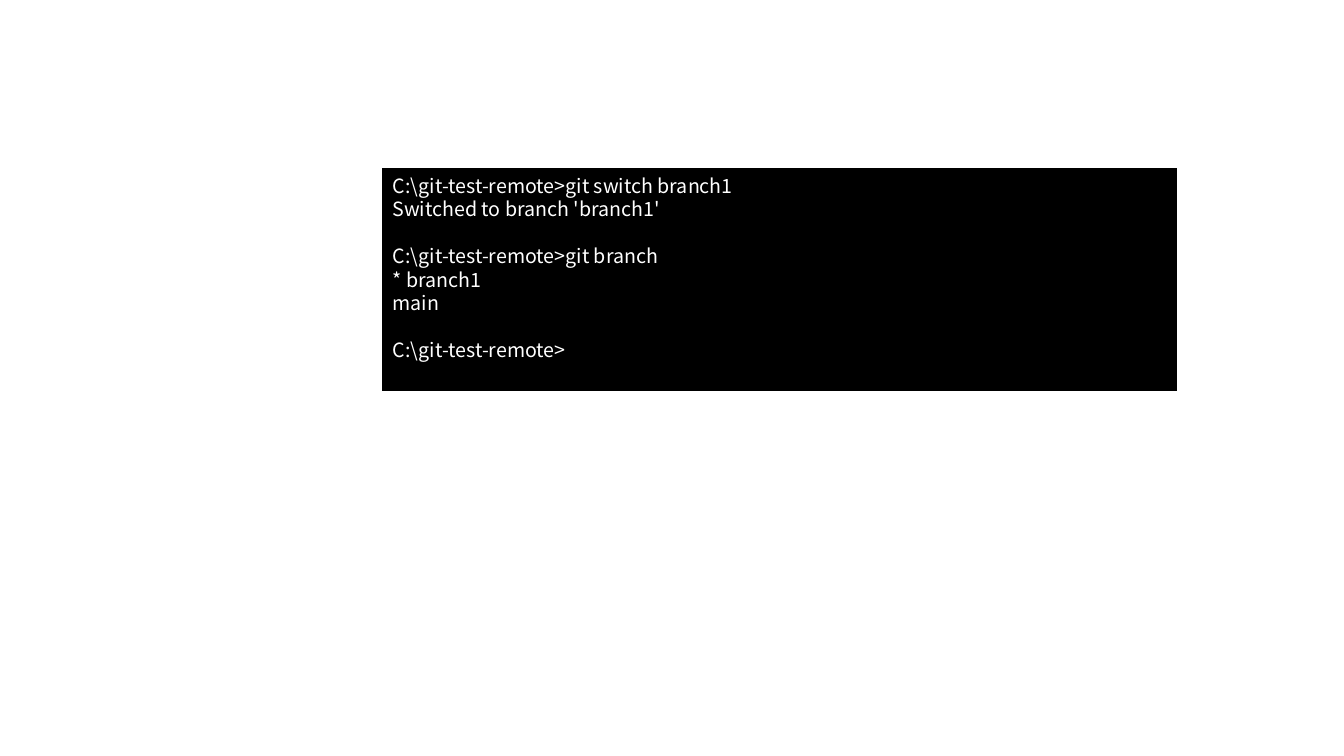
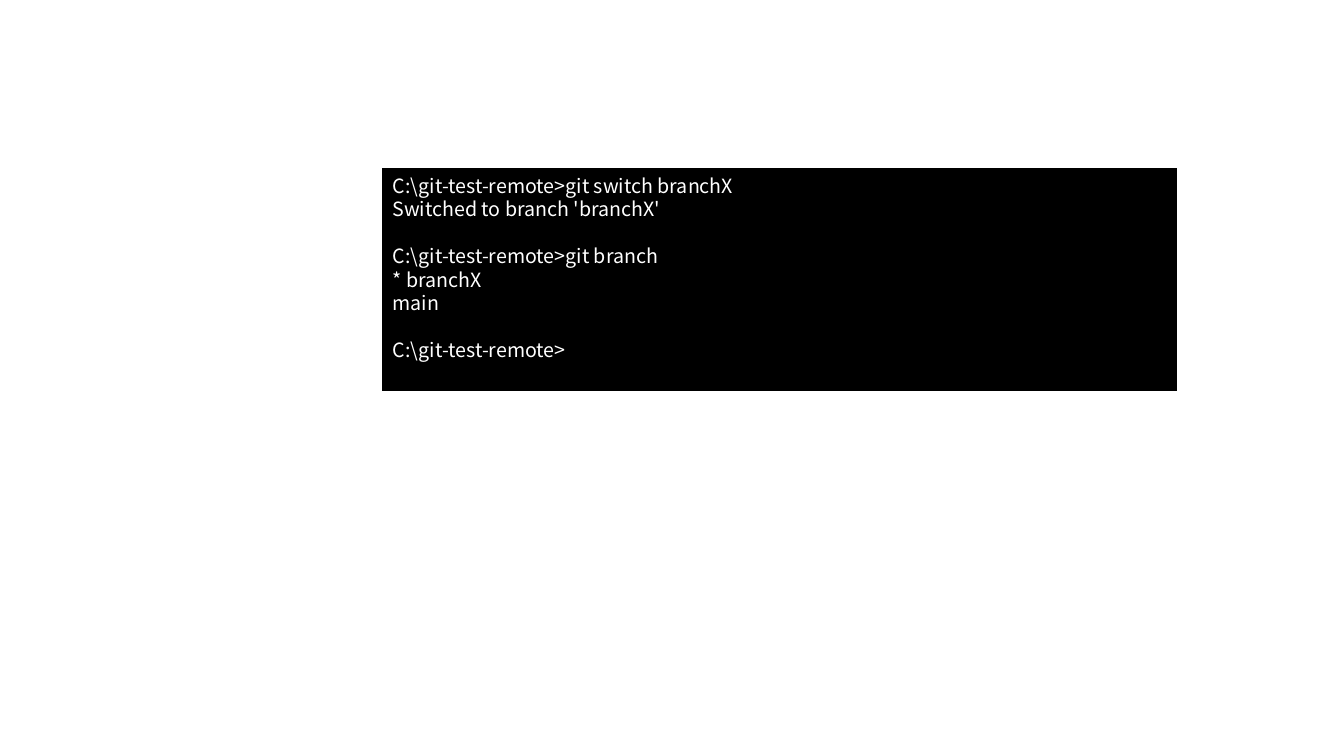
Before and after one commit to nishida2073/ai_navive, a slide deck: slide 137 of 01_テキスト/Git入門_図.pptx (slide 145 before the commit). Drawn at 1344x756 pixels with LibreOffice and Linux fonts; fonts in the diff are those of the drawing. Boxes give left, top, right and bottom in pixels: in the first picture for what was removed or moved away, otherwise in the second. Text is boxed around its words. In the diff, an @@ line names an element or a change of style, - is before the commit and + after.

```diff
--- a/01_テキスト/Git入門_図.pptx
+++ b/01_テキスト/Git入門_図.pptx
@@ text in rectangle at [393, 177, 733, 217]: text changed @@
-C:\git-test-remote>git switch branch1
-Switched to branch 'branch1'
+C:\git-test-remote>git switch branchX
+Switched to branch 'branchX'
@@ text in rectangle at [406, 267, 481, 288]: text changed @@
-* branch1
+* branchX
```
Also in this commit, not shown: 9 other slides changed, 1 slide added, 10 slides removed, 1 other file.
